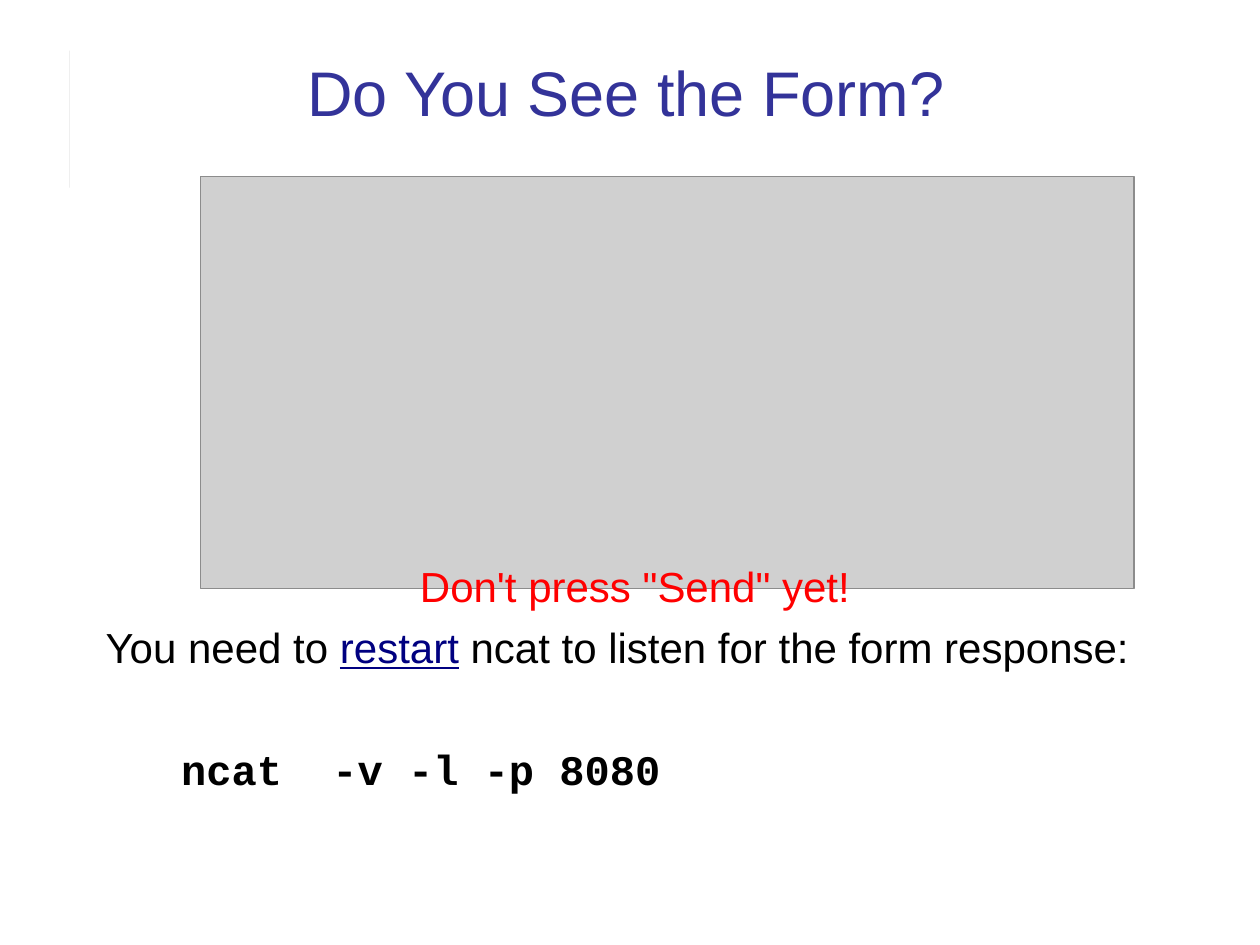
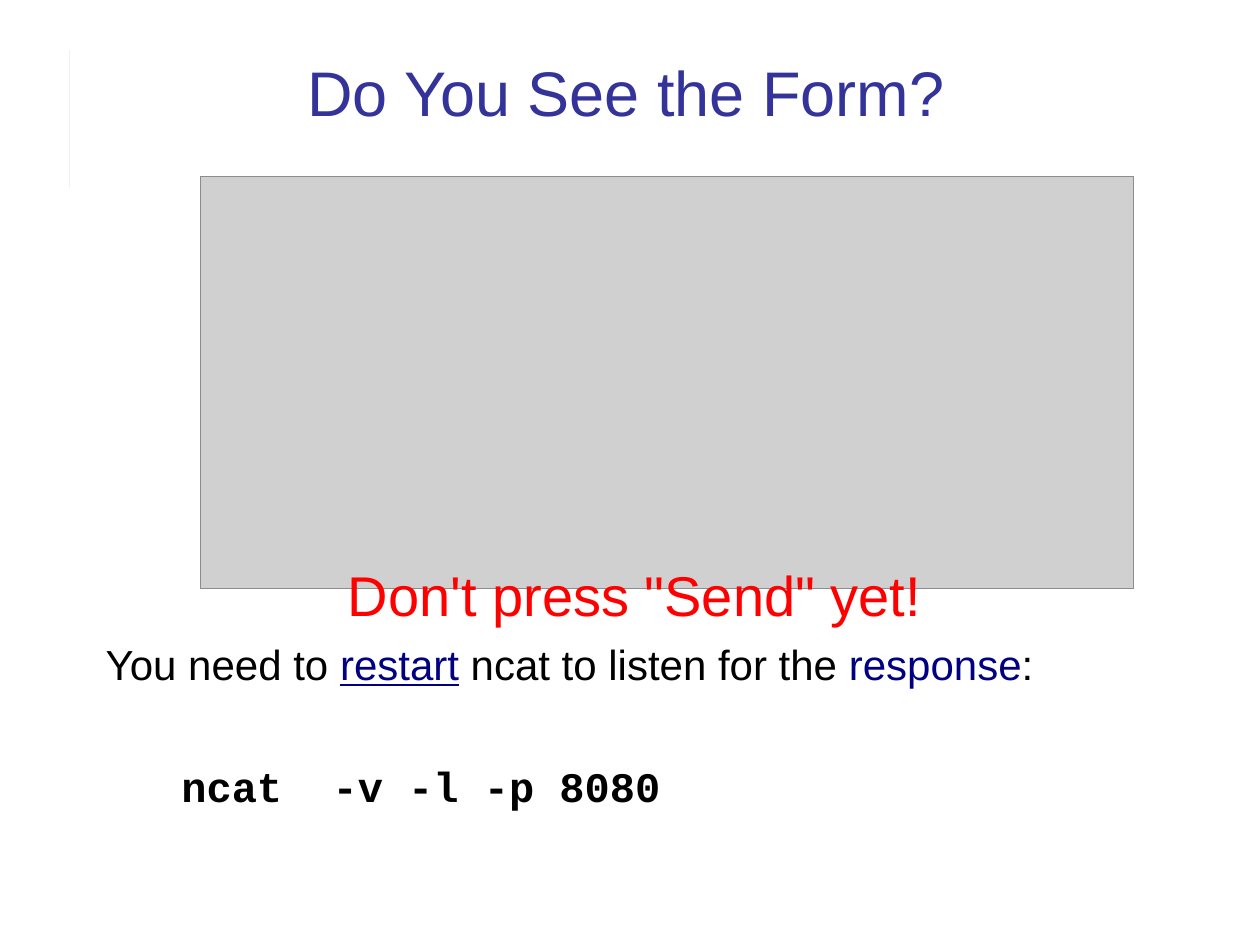
Before and after one commit to cpske/ISP, a slide deck: slide 11 of web/HTTP-in-Action.pptx. Drawn at 1260x945 pixels with LibreOffice and Linux fonts; fonts in the diff are those of the drawing; grey boxes stand for pictures. Boxes give left, top, right and bottom in pixels: in the first picture for what was removed or moved away, otherwise in the second. Text is boxed around its words. In the diff, an @@ line names an element or a change of style, - is before the commit and + after.

```diff
--- a/web/HTTP-in-Action.pptx
+++ b/web/HTTP-in-Action.pptx
@@ text at box(348, 572, 921, 627): size 24 to 32 pt in "Don't press "Send" yet!" @@
@@ text at box(106, 649, 1033, 688): text changed @@
-You need to restart ncat to listen for the form response:
+You need to restart ncat to listen for the response:
```
Also in this commit, not shown: 21 other slides changed, 7 other files.
